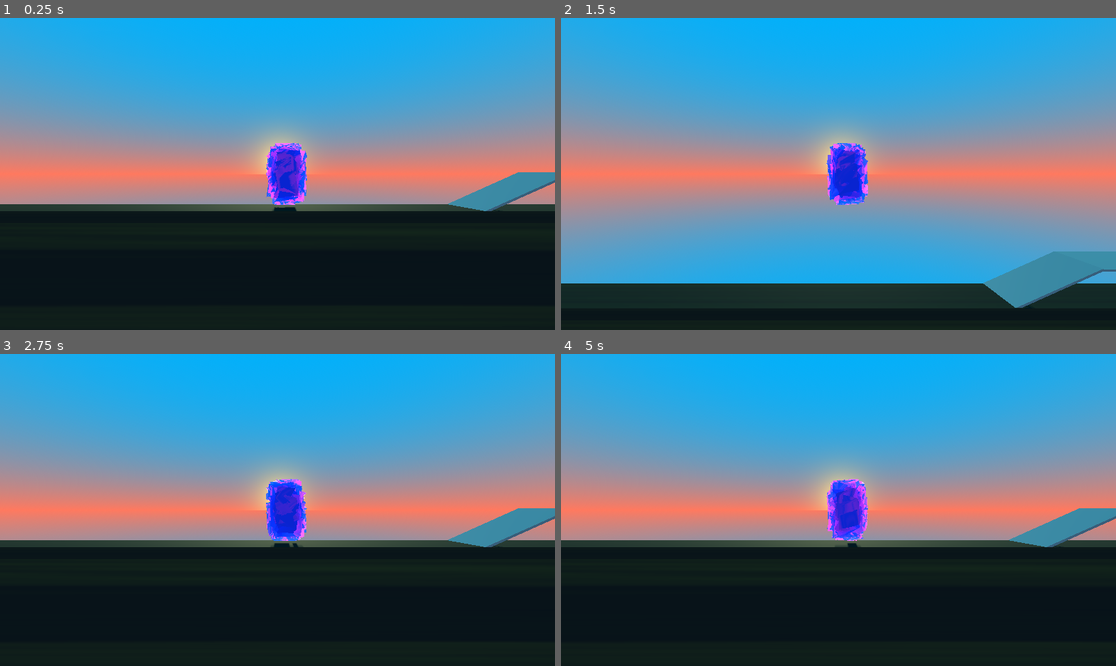
Above: before the commit, frames 1-4 (two rows, left to right).
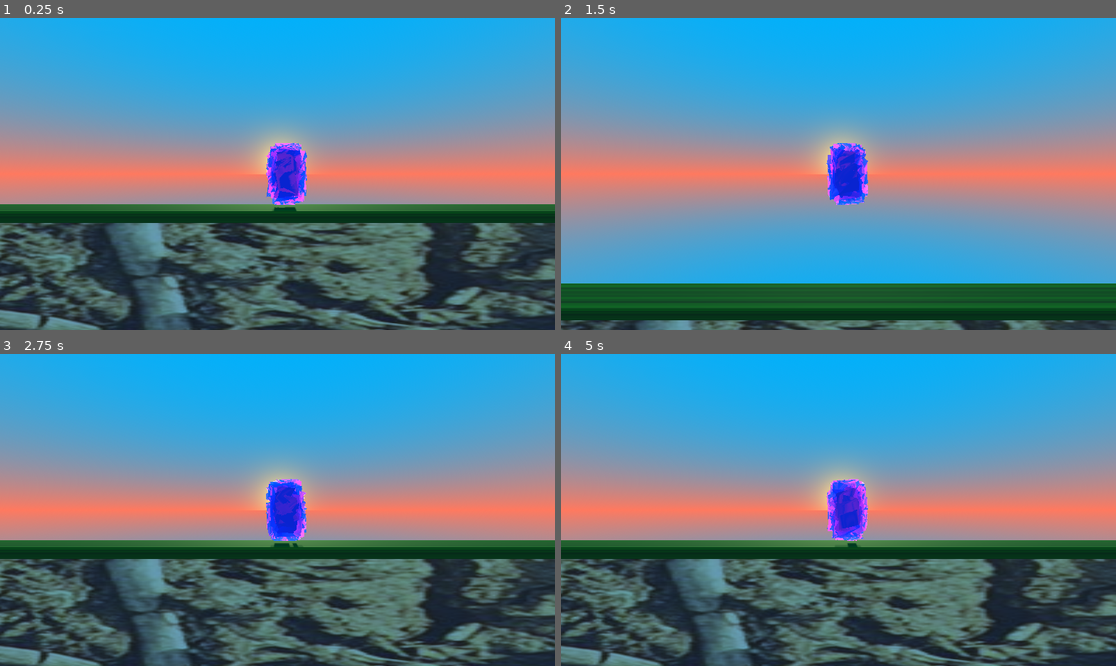
Above: after the commit, the same moments.

Repository: LoadShedding-Creator/Misinput
Game: Godot game, scene res://World.tscn
Same seed, same stepped clock (60 frames per second), same inputs: the game is played once before the commit and once after it.
Inputs (mouse positions are in pixels of both pictures, inside the frame that each line leads up to):
- Up to frame 1 (0.25 s): no input
- Up to frame 2 (1.5 s): tap Enter (ui_accept) at 0.5, 0.77 s; move the mouse to (866, 174) at 0.52 s; tap A (a) at 0.6 s; tap D (d) at 0.8, 1.35 s; move the mouse to (810, 174) at 1.27 s
- Up to frame 3 (2.75 s): tap Enter (ui_accept) at 1.52 s; tap S (s) at 1.55, 2.1 s; move the mouse to (288, 503) at 2.02 s; tap A (a) at 2.3 s
- Up to frame 4 (5 s): move the mouse to (832, 516) at 2.77 s; tap A (a) at 2.85, 4.55 s; tap Enter (ui_accept) at 3.02, 3.77, 4.52 s; tap D (d) at 3.05, 3.6 s; move the mouse to (877, 513) at 3.52 s; tap S (s) at 3.8, 4.35 s; move the mouse to (794, 506) at 4.27 s

The runs differ from the first frame. In frame 1, 36% of the frame differs, in the area x 0-100%, y 49-100%; in frame 2, 15%; in frame 3, 36%; in frame 4, 36%.

Commit message:
Earth changes

Diff:
--- a/Platform.tscn
+++ b/Platform.tscn
@@ -1,6 +1,13 @@
-[gd_scene load_steps=3 format=3 uid="uid://b5icgnnkuqbou"]
+[gd_scene load_steps=5 format=3 uid="uid://b5icgnnkuqbou"]
+
+[ext_resource type="Texture2D" uid="uid://cb8d7rg82h1gb" path="res://Game Images/Game-Dirt.jpeg" id="1_yv3fp"]
+
+[sub_resource type="StandardMaterial3D" id="StandardMaterial3D_3hi3m"]
+albedo_texture = ExtResource("1_yv3fp")
+uv1_scale = Vector3(21.43, 21.43, 21.43)
 
 [sub_resource type="BoxMesh" id="BoxMesh_aybnx"]
+material = SubResource("StandardMaterial3D_3hi3m")
 
 [sub_resource type="ConcavePolygonShape3D" id="ConcavePolygonShape3D_8s7vt"]
 data = PackedVector3Array(-0.5, 0.5, 0.5, 0.5, 0.5, 0.5, -0.5, -0.5, 0.5, 0.5, 0.5, 0.5, 0.5, -0.5, 0.5, -0.5, -0.5, 0. …(500 unchanged characters)…
--- a/World.tscn
+++ b/World.tscn
@@ -6,7 +6,7 @@
 [ext_resource type="PackedScene" uid="uid://b5icgnnkuqbou" path="res://Platform.tscn" id="2_ohr0p"]
 
 [sub_resource type="StandardMaterial3D" id="StandardMaterial3D_miw8r"]
-albedo_color = Color(0.217422, 0.244111, 0.0733633, 1)
+albedo_color = Color(0, 0.921569, 0.00392157, 1)
 albedo_texture = ExtResource("1_3irbg")
 
 [sub_resource type="BoxMesh" id="BoxMesh_4yigl"]
@@ -25,15 +25,6 @@
 [node name="CollisionShape3D" type="CollisionShape3D" parent="Ground 1/StaticBody3D"]
 shape = SubResource("BoxShape3D_81tlb")
 
-[node name="Ground 2" type="MeshInstance3D" parent="."]
-transform = Transform3D(-8.74228e-08, 0, 10000, 0, 100, 0, -2, 0, -0.000437114, -0.013, -50.25, 0.031)
-mesh = SubResource("BoxMesh_4yigl")
-
-[node name="StaticBody3D" type="StaticBody3D" parent="Ground 2"]
-
-[node name="CollisionShape3D" type="CollisionShape3D" parent="Ground 2/StaticBody3D"]
-shape = SubResource("BoxShape3D_81tlb")
-
 [node name="Player" parent="." instance=ExtResource("1_at5ga")]
 transform = Transform3D(1, 0, 0, 0, 1, 0, 0, 0, 1, 0, 1.25, 0)
 
@@ -49,10 +40,4 @@
 shadow_blur = 0.5
 
 [node name="Platform" parent="." instance=ExtResource("2_ohr0p")]
-transform = Transform3D(0.912713, -0.408601, 0, 0.408601, 0.912713, 0, 0, 0, 0.5, 10.1096, 0.381183, 0)
-
-[node name="Platform2" parent="." instance=ExtResource("2_ohr0p")]
-transform = Transform3D(0.857778, -0.51402, 0, 0.51402, 0.857778, 0, 0, 0, 0.5, 19.4721, 2.64991, 0)
-
-[node name="Platform3" parent="." instance=ExtResource("2_ohr0p")]
-transform = Transform3D(1, 0, 0, 0, 1, 0, 0, 0, 0.5, 14.8481, 1.38046, 0)
+transform = Transform3D(1000, 0, 0, 0, 15500, 0, 0, 0, 0.5, 0, -775.5, 0)
